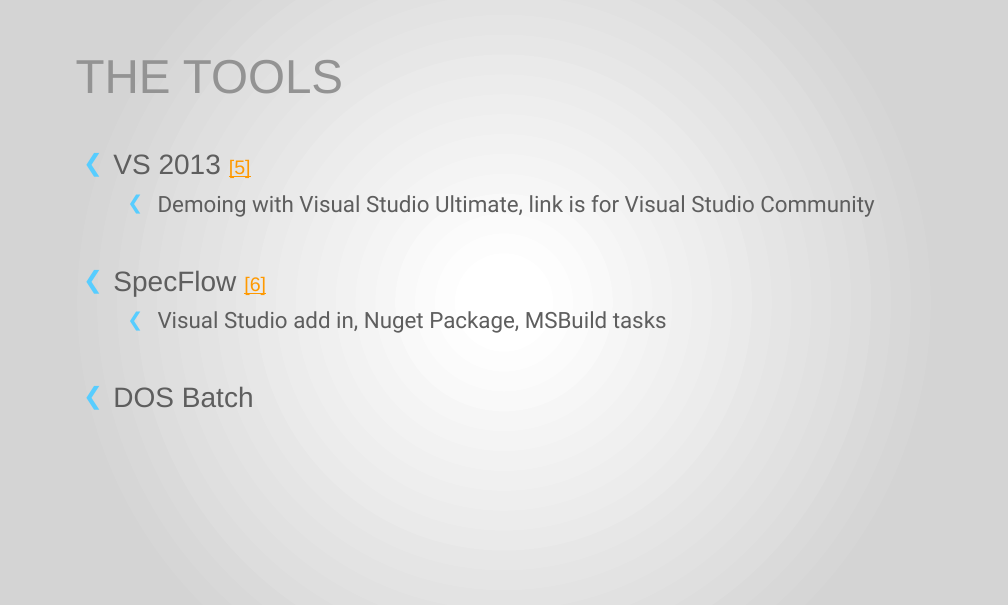
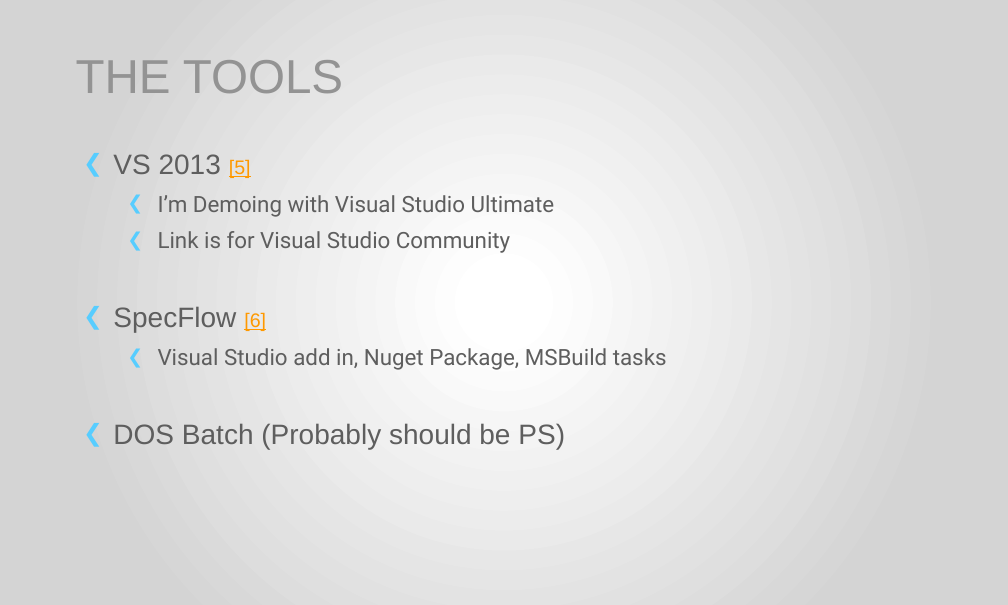
Before and after one commit to thinrichs/ExecutableSpecifications, a slide deck: slide 5 of BCC2015_BDD-ES.pptx (slide 4 before the commit). Drawn at 1008x605 pixels with LibreOffice and Linux fonts; fonts in the diff are those of the drawing; background and template pictures are left out. Boxes give left, top, right and bottom in pixels: in the first picture for what was removed or moved away, otherwise in the second. Text is boxed around its words. In the diff, an @@ line names an element or a change of style, - is before the commit and + after.

```diff
--- a/BCC2015_BDD-ES.pptx
+++ b/BCC2015_BDD-ES.pptx
@@ text at <box>158,195,555,253</box>: text changed @@
-  ❮ Demoing with Visual Studio Ultimate, link is for Visual Studio Community
+  ❮ I’m Demoing with Visual Studio Ultimate
+  ❮ Link is for Visual Studio Community
@@ text at <box>113,423,565,449</box>: text changed @@
-❮ DOS Batch
+❮ DOS Batch (Probably should be PS)
```
Also in this commit, not shown: 3 other slides changed, 2 slides added, 1 slide removed, 8 other files.
